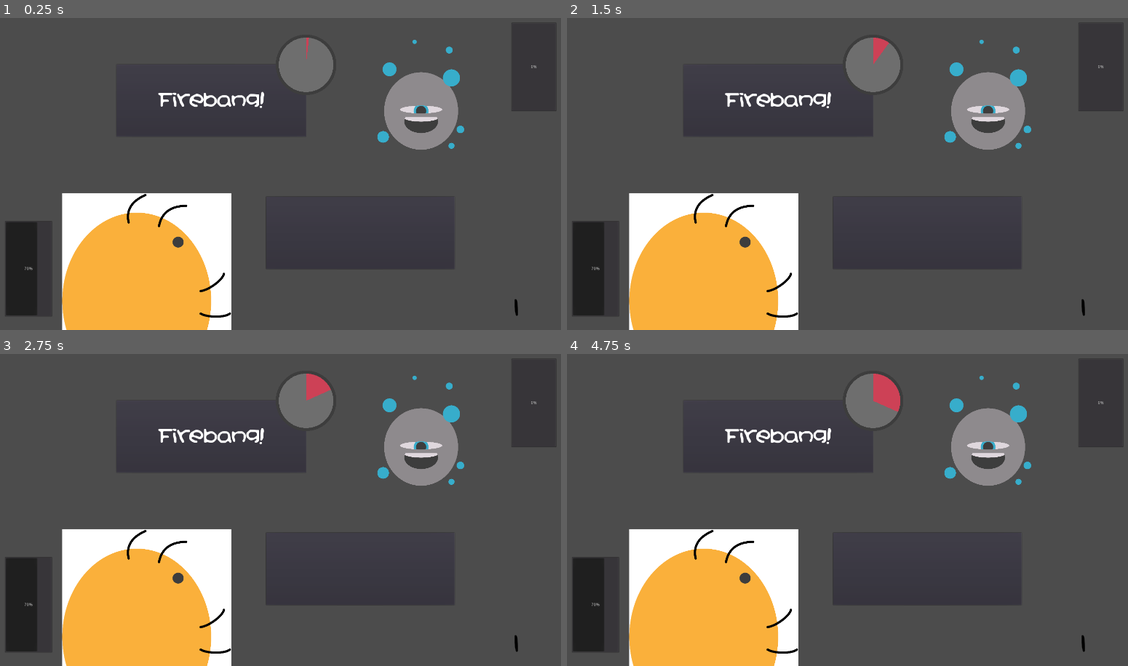
Above: before the commit, frames 1-4 (two rows, left to right).
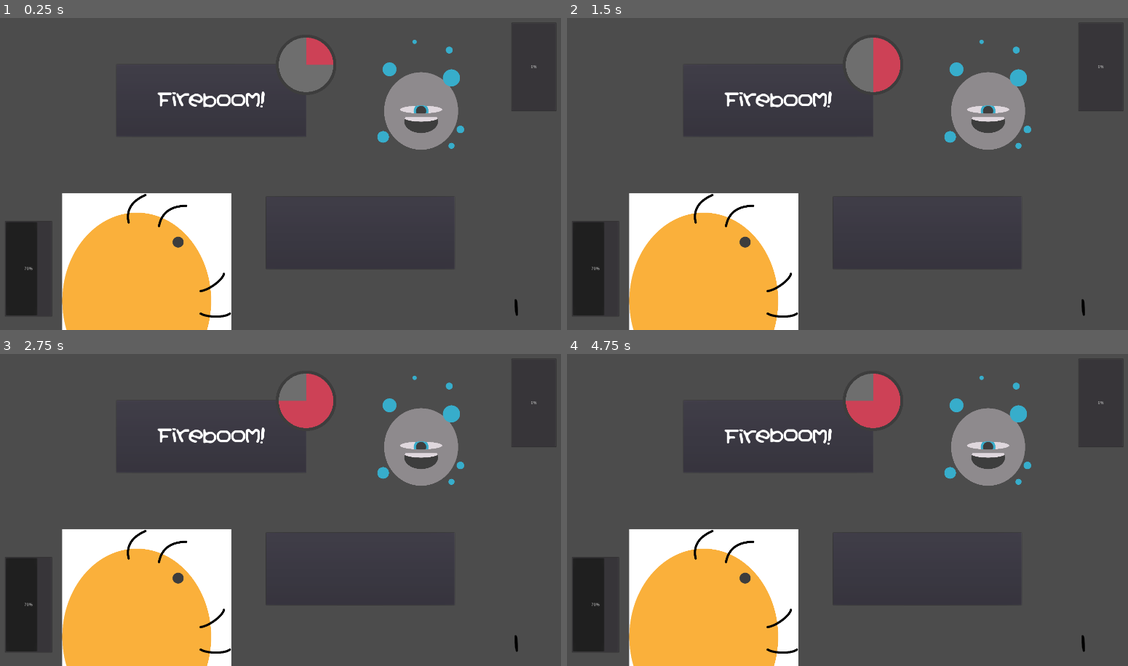
Above: after the commit, the same moments.

Repository: Tzeryushi/Dispelling-Bee
Game: Godot game, scene res://Main.tscn
The game is run twice, just before and just after one commit, with the same random seed, the same clock (stepped at 60 frames per second) and the same inputs.
Inputs:
- Up to frame 1 (0.25 s): no input
- Up to frame 2 (1.5 s): tap Enter (ui_accept) at 0.5, 0.77 s; tap Backspace at 0.6, 1.35 s
- Up to frame 3 (2.75 s): tap Enter (ui_accept) at 1.52 s; tap Backspace at 2.1 s
- Up to frame 4 (4.75 s): tap Backspace at 2.85, 3.6, 4.35 s; tap Enter (ui_accept) at 3.02, 3.77, 4.52 s

The runs differ from the first frame. In frame 1, 0.6% of the frame differs, in the area x 28-60%, y 6-29%; in frame 2, 0.8%; in frame 3, 1.1%, in the area x 28-60%, y 11-29%; in frame 4, 0.9%.
Error after the commit: Invalid get index '0' (on base: 'Array'). (res://combat/Combat.gd:75)

Commit message:
Enemy-side spell management
Currently not working.

Diff:
--- /dev/null
+++ b/combat/DefaultWizard.gd
@@ -0,0 +1 @@
+extends "res://combat/Enemy.gd"
--- /dev/null
+++ b/combat/DefaultWizard.tscn
@@ -0,0 +1,11 @@
+[gd_scene load_steps=4 format=2]
+
+[ext_resource path="res://combat/Enemy.tscn" type="PackedScene" id=1]
+[ext_resource path="res://combat/DefaultWizardSpells.gd" type="Script" id=2]
+[ext_resource path="res://combat/DefaultWizard.gd" type="Script" id=3]
+
+[node name="DefaultWizard" instance=ExtResource( 1 )]
+script = ExtResource( 3 )
+
+[node name="EnemySpells" parent="." index="1"]
+script = ExtResource( 2 )
--- /dev/null
+++ b/combat/DefaultWizardSpells.gd
@@ -0,0 +1,6 @@
+extends "res://combat/EnemySpells.gd"
+
+func _ready() -> void:
+	list.append({"Text":"[shake]Firebang!", "Solve":"gnaberif!", "Damage":1, "Drain":1, "Speed":15})
+	list.append({"Text":"[shake][wave]Fireboom!", "Solve":"mooberif!", "Damage":1, "Drain":1, "Speed":15})
+	list.append({"Text":"[rainbow]Big Ball o' Flame!", "Solve":"emalf o' llab gib!", "Damage":2, "Drain":2, "Speed":20})
--- a/combat/Enemy.gd
+++ b/combat/Enemy.gd
@@ -1,3 +1,48 @@
 extends Node2D
 
 #Implement spell cycle and damagers here
+#Extend this script on child nodes to specify behavior
+onready var enemy_spells = $EnemySpells
+
+var current_spell = 0
+var default_spell = {"Text":"[tornado]Oops...", "Solve":"spoo...", "Damage":1, "Drain":1, "Speed":15}
+#we need functions for the following:
+#current spell text
+#current spell solve
+#spell dispel charge amount
+#spell damage
+#spell cast speed
+#cycling to the next spell
+#While we could simply pass the dictionary to the combat script,
+#it's cleaner to decouple the code and virtualize the behavior here
+#Additionally, this allows us to create individualized dictionaries
+#based on enemy behavior without the risk of breaking coupled code.
+
+func dict_pull(key:String) -> String:
+	#returns value of a key in the current spell
+	#yeah this isn't a great name but it's funny leave me alone
+	if not range(enemy_spells.list.size()).has(current_spell) or current_spell == null:
+		return default_spell[key]
+		print("Enemy spells not loaded, or spell list is empty")
+	else:
+		return enemy_spells.list[current_spell][key]
+
+func get_text() -> String:
+	return "Not implemented"
+
+func get_solve() -> String:
+	return "Not implemented"
+
+func get_drain() -> int:
+	return -1
+
+func get_damage() -> int:
+	return -1
+
+func get_speed() -> int:
+	return -1
+
+func next_spell() -> void:
+	#implement specific behavior to get the next spell
+	#should I pass a reference to player stats in here? Food for thought.
+	pass
--- a/combat/EnemySpells.gd
+++ b/combat/EnemySpells.gd
@@ -1,8 +1,3 @@
 extends Node
 
 var list = []
-
-func _ready() -> void:
-	list.append({"Text":"[shake]Firebang!", "Solve":"gnaberif!", "Damage":1, "Drain":1, "Speed":15})
-	list.append({"Text":"[shake][wave]Fireboom!", "Solve":"mooberif!", "Damage":1, "Drain":1, "Speed":15})
-	list.append({"Text":"[rainbow]Big Ball o' Flame!", "Solve":"emalf o' llab gib!", "Damage":2, "Drain":2, "Speed":20})
